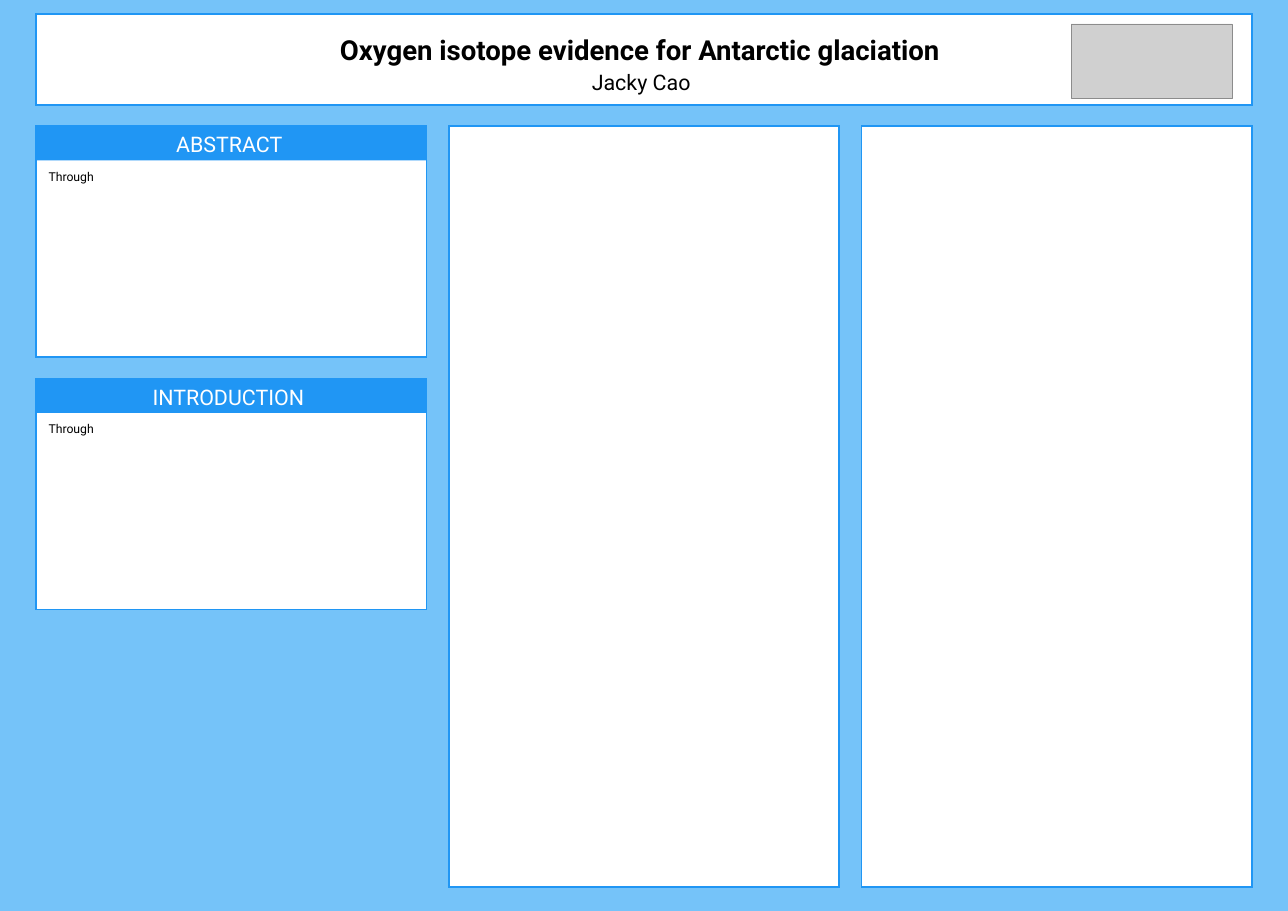
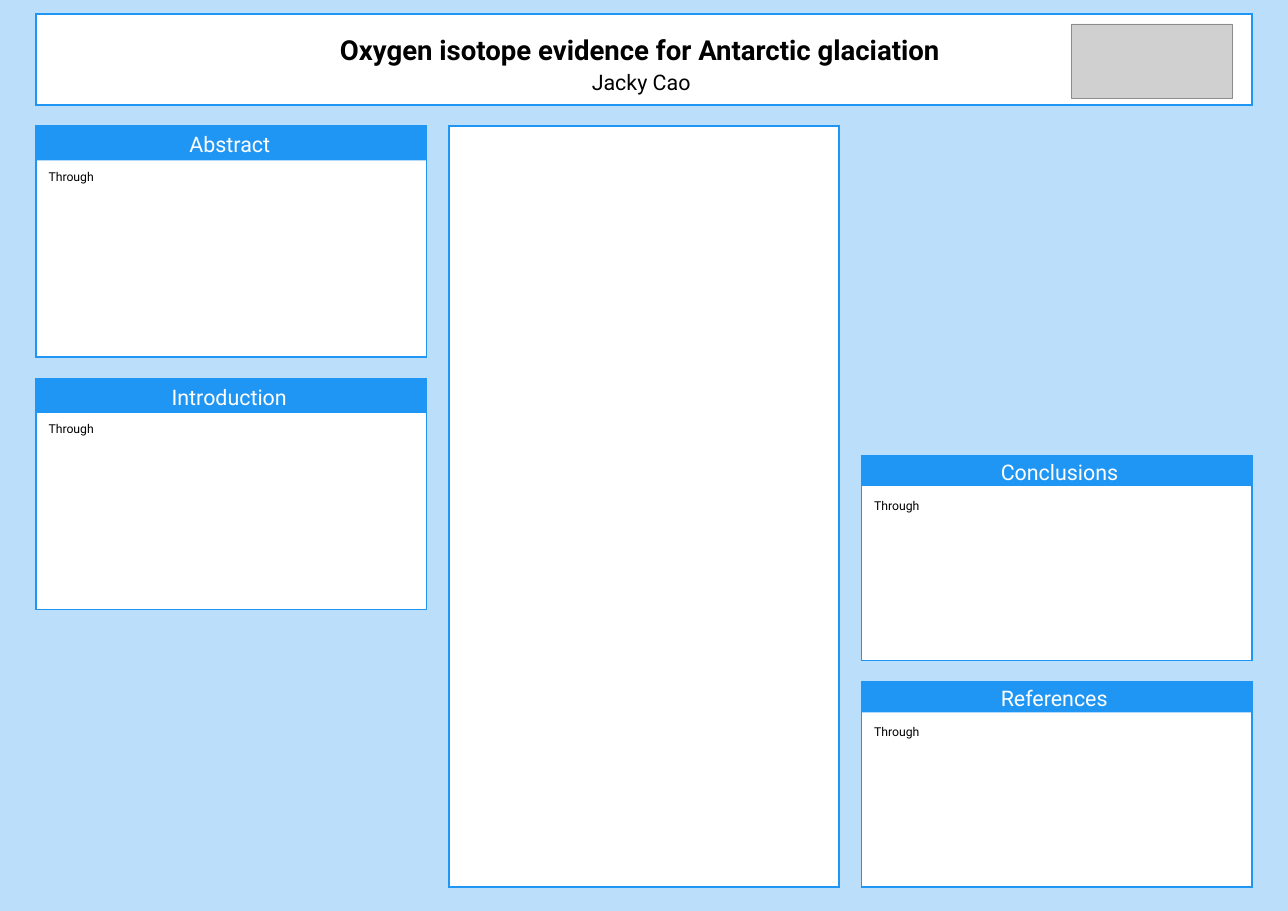
Before and after one commit to cao-jacky/degree_level4, a slide deck: slide 1 of earth_system_and_climate_4/term_2/poster/oxygen_poster.pptx. Drawn at 1288x911 pixels with LibreOffice and Linux fonts; fonts in the diff are those of the drawing; grey boxes stand for pictures. Boxes give left, top, right and bottom in pixels: in the first picture for what was removed or moved away, otherwise in the second. Text is boxed around its words. In the diff, an @@ line names an element or a change of style, - is before the commit and + after.

Commit message:
esc4: p: more sections added

```diff
--- a/earth_system_and_climate_4/term_2/poster/oxygen_poster.pptx
+++ b/earth_system_and_climate_4/term_2/poster/oxygen_poster.pptx
@@ background #75C3F9 to #BBDEFB @@
@@ text at bbox=[189, 136, 270, 152]: text changed @@
-ABSTRACT
+Abstract
@@ text at bbox=[172, 389, 287, 405]: text changed @@
-INTRODUCTION
+Introduction
@@ rectangle: place and size @@
-rectangle at bbox=[861, 126, 1252, 887]
+rectangle at bbox=[861, 455, 1252, 660]
@@ rectangle added at bbox=[861, 455, 1252, 486], fill #2096F4 @@
@@ text added at bbox=[1001, 464, 1118, 480], 28 pt, text #FFFFFF @@
+Conclusions
@@ text added at bbox=[874, 501, 919, 513], 16 pt, text #000000 @@
+Through
@@ rectangle added at bbox=[861, 682, 1252, 887], fill #FFFFFF, outline #2096F4 2 pt @@
@@ rectangle added at bbox=[861, 682, 1252, 712], fill #2096F4 @@
@@ text added at bbox=[1001, 689, 1108, 706], 28 pt, text #FFFFFF @@
+References
@@ text added at bbox=[874, 727, 919, 739], 16 pt, text #000000 @@
+Through
```
